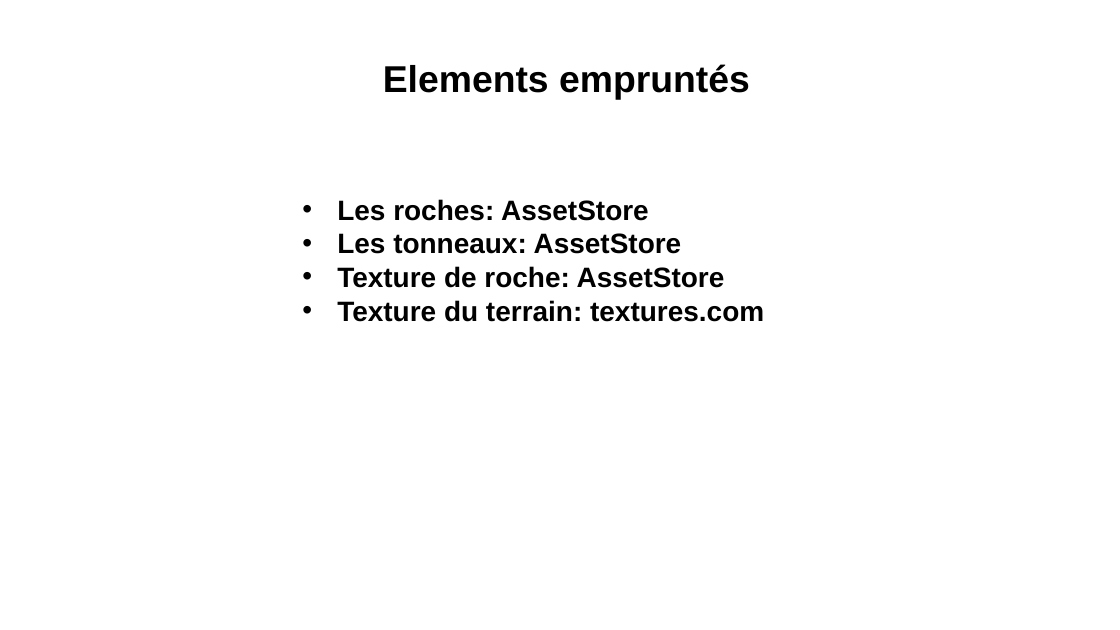
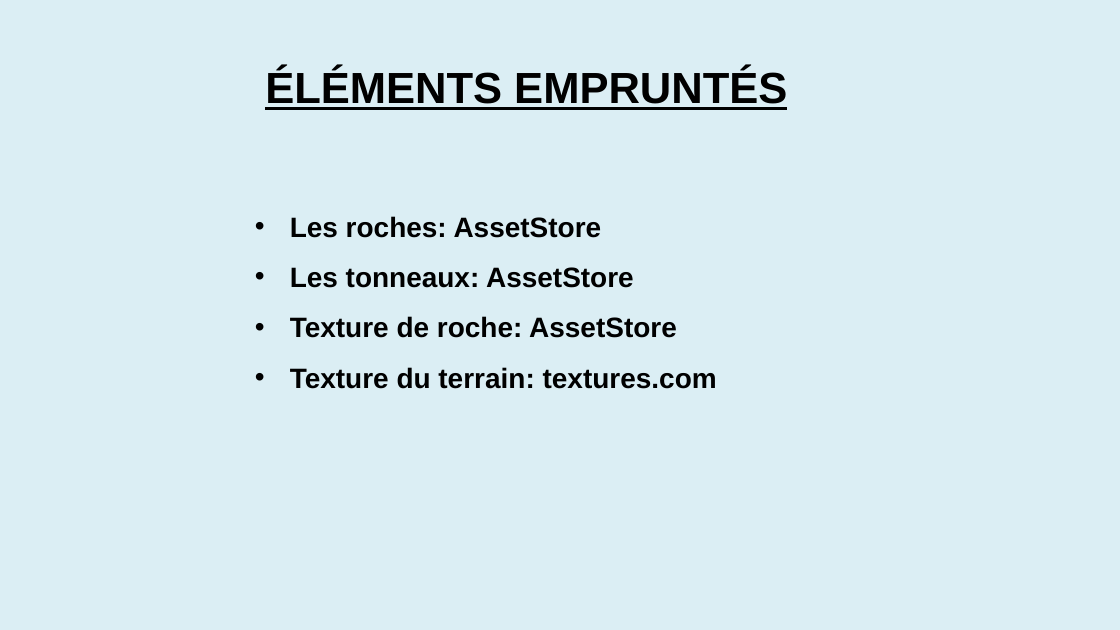
Before and after one commit to LordPet/inf5071_FollowThePills, a slide deck: slide 17 of presentation2.pptx (slide 16 before the commit). Drawn at 1120x630 pixels with LibreOffice and Linux fonts; fonts in the diff are those of the drawing. Boxes give left, top, right and bottom in pixels: in the first picture for what was removed or moved away, otherwise in the second. Text is boxed around its words. In the diff, an @@ line names an element or a change of style, - is before the commit and + after.

```diff
--- a/presentation2.pptx
+++ b/presentation2.pptx
@@ rectangle added at (0, 0, 1120, 630), fill #DBEEF4 @@
@@ rectangle removed at (1100, 0, 1120, 630) @@
@@ rectangle removed at (1102, 0, 1120, 125) @@
@@ text at (265, 68, 787, 110): text changed; size 24 to 28 pt @@
-Elements empruntés
+ÉLÉMENTS EMPRUNTÉS
@@ text "Les roches: AssetStore": place and size @@
-text "Les roches: AssetStore" at (337, 199, 764, 322)
+text "Les roches: AssetStore" at (290, 216, 717, 389)
@@ text "Les roches: AssetStore" at (290, 216, 717, 389): line spacing 1 to 1.5 @@
```
Also in this commit, not shown: 16 other slides changed, 1 slide added.
